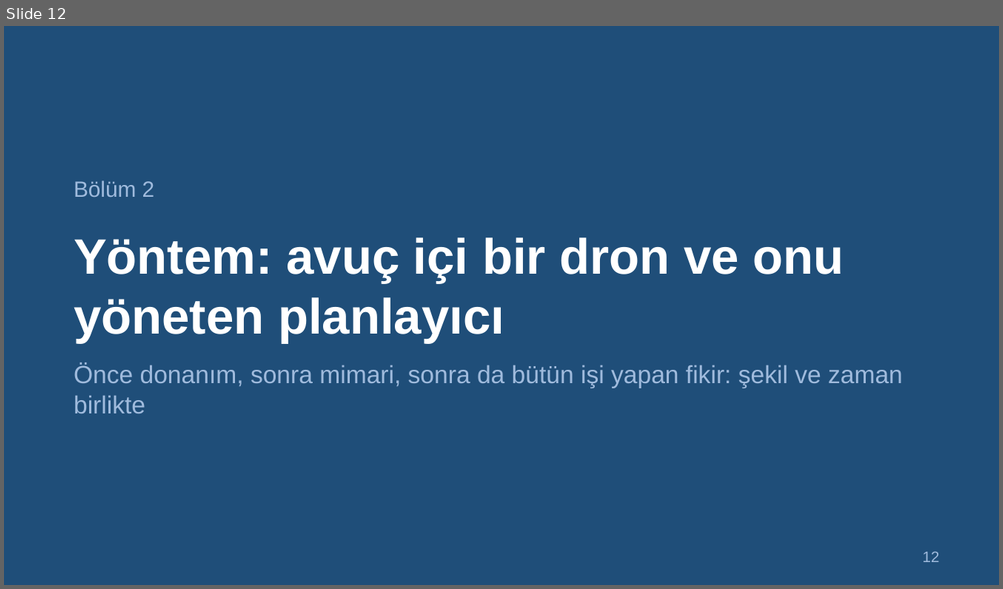
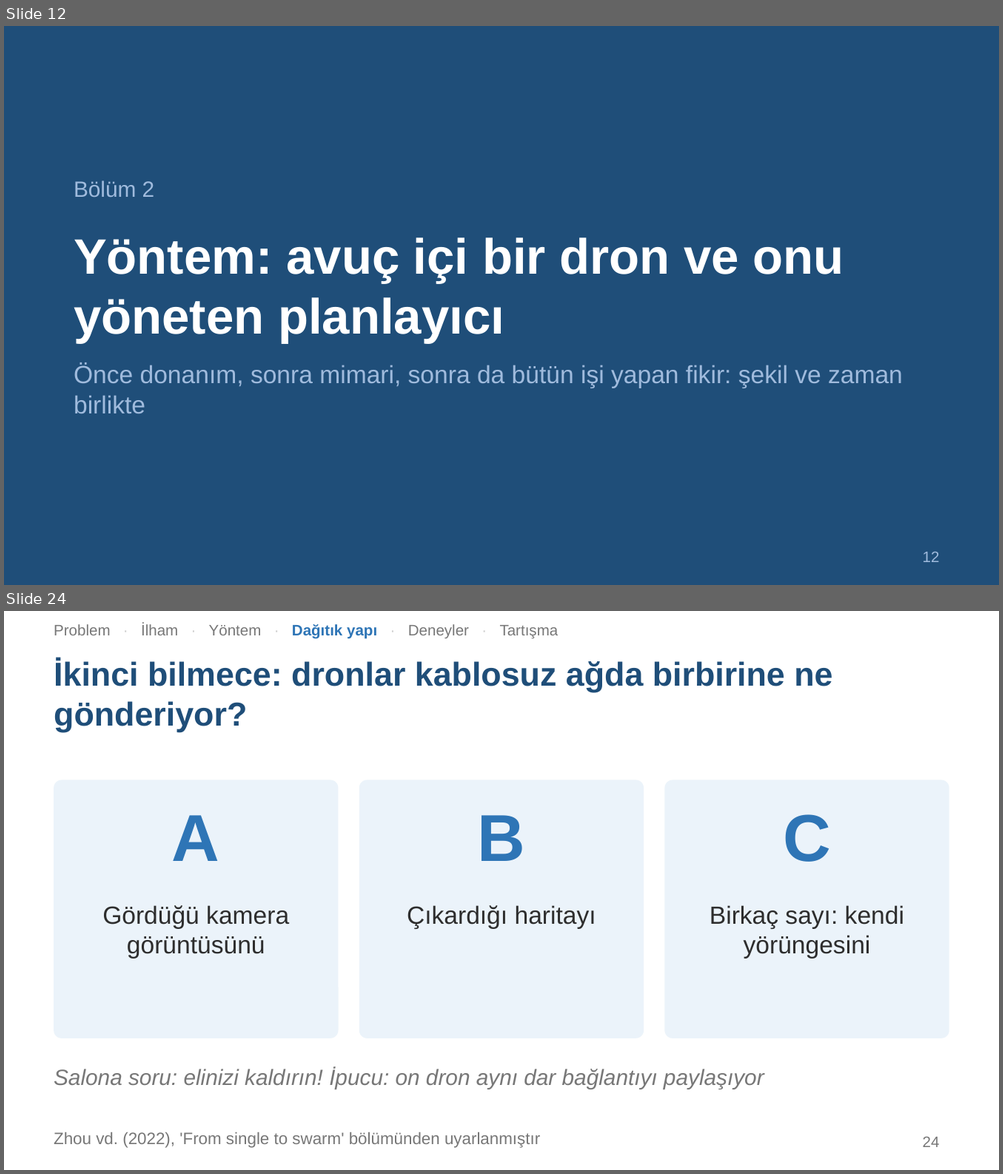
Before and after one commit to SamedBilginAlternet/zhou2022-swarm-sunum, a slide deck: Zhou2022_Suru_Sunumu.pptx. Shown one above the other, each under a label of ours: slide 12 before the commit, slides 12 and 24 after it; the slides between them are not shown. The pictures are 1003x589 and 1003x1174 pixels, drawn with LibreOffice and Linux fonts; fonts in the diff are those of the drawing. Boxes give left, top, right and bottom in pixels: in the first picture for what was removed or moved away, otherwise in the second. Text is boxed around its words. In the diff, an @@ line names an element or a change of style, - is before the commit and + after.

```diff
--- a/Zhou2022_Suru_Sunumu.pptx
+++ b/Zhou2022_Suru_Sunumu.pptx
@@ slide 24 added at (x1=4, y1=611, x2=999, y2=1170), background #FFFFFF @@
@@ text added at (x1=54, y1=624, x2=558, y2=639), 11 pt, text #777777 @@
+Problem · İlham · Yöntem · Dağıtık yapı · Deneyler · Tartışma
@@ title added at (x1=54, y1=660, x2=832, y2=732), 24 pt, text #1F4E79, bold @@
+İkinci bilmece: dronlar kablosuz ağda birbirine ne gönderiyor?
@@ rounded rectangle added at (x1=54, y1=780, x2=338, y2=1039), fill #EBF3FA @@
@@ rounded rectangle added at (x1=359, y1=780, x2=643, y2=1039), fill #EBF3FA @@
@@ rounded rectangle added at (x1=664, y1=780, x2=949, y2=1039), fill #EBF3FA @@
@@ text added at (x1=172, y1=815, x2=220, y2=861), 48 pt, text #2E75B6, bold @@
+A
@@ text added at (x1=478, y1=815, x2=526, y2=861), 48 pt, text #2E75B6, bold @@
+B
@@ text added at (x1=782, y1=815, x2=831, y2=862), 48 pt, text #2E75B6, bold @@
+C
@@ text added at (x1=102, y1=906, x2=289, y2=958), 18 pt, text #2D2D2D @@
+Gördüğü kamera görüntüsünü
@@ text added at (x1=407, y1=906, x2=596, y2=928), 18 pt, text #2D2D2D @@
+Çıkardığı haritayı
@@ text added at (x1=709, y1=906, x2=904, y2=958), 18 pt, text #2D2D2D @@
+Birkaç sayı: kendi yörüngesini
@@ text added at (x1=54, y1=1068, x2=764, y2=1089), 16 pt, text #777777, italic @@
+Salona soru: elinizi kaldırın! İpucu: on dron aynı dar bağlantıyı paylaşıyor
@@ text added at (x1=54, y1=1133, x2=540, y2=1148), 12 pt, text #777777 @@
+Zhou vd. (2022), 'From single to swarm' bölümünden uyarlanmıştır
@@ page number added at (x1=922, y1=1137, x2=939, y2=1147), 11 pt, text #777777 @@
+24
```
Also in this commit, not shown: 36 slides changed, 7 other slides added, 3 other files.
